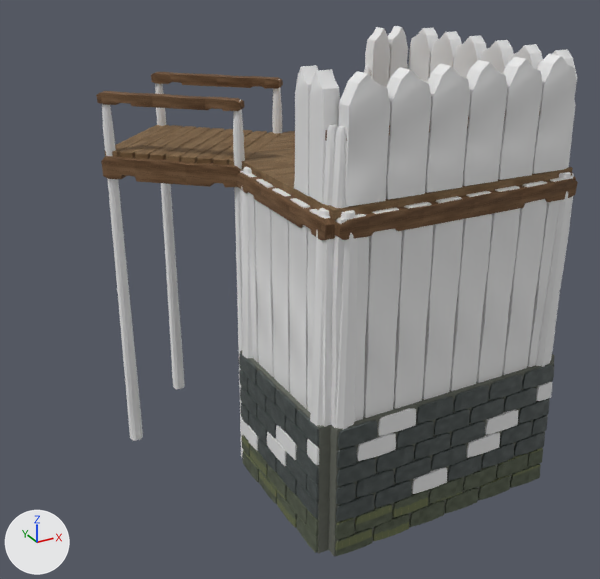
An edit to the glTF model assets/models/frontier_cinderfen_corner_access_lod0.glb, drawn before and after from the same camera.
One viewpoint serves both versions: a 50 mm lens placed at (-8.43, -12.35, 10.13), pointed at (-1.13, 0.93, 3.49). The lights are fixed; the arrows at lower left show +X, +Y and +Z. The older version comes first. Vertices at exactly the same position are counted once.

In view in the first picture: 'frontier_cinderfen_corner_access_LOD0'.
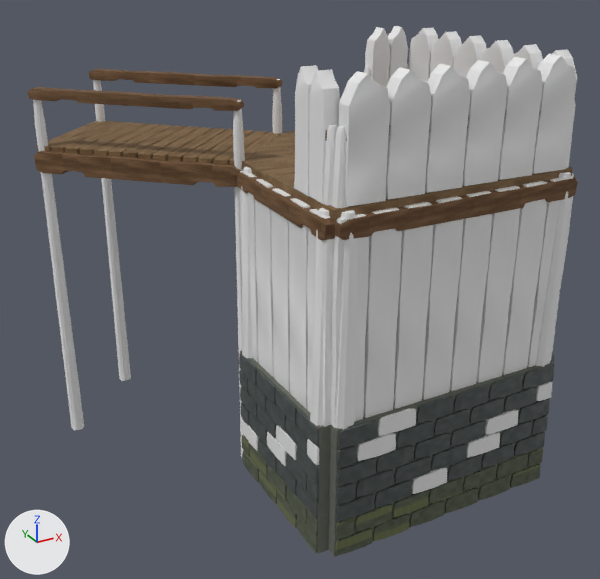
What differs and where, as boxes [x1, y1, x2, y2] in the pictures (600 x 579 px; the box of a moved part takes in the faces that stretch with it):
'frontier_cinderfen_corner_access_LOD0', reshaped (14% wider): before [96, 26, 578, 557]; after [27, 26, 578, 557]
part 1 of me_frontier_cinderfen_corner_access_lod0, moved or reshaped: before [97, 73, 283, 187]; after [27, 69, 283, 186]
part 2 of me_frontier_cinderfen_corner_access_lod0, surface changed: before [96, 72, 281, 441]; after [28, 69, 281, 431]

What the commit changed:
me_frontier_cinderfen_corner_access_lod0 is used by ob_frontier_cinderfen_corner_access_lod0; location (0.0, 0.0, 0.0).
me_frontier_cinderfen_corner_access_lod0 had 30622 vertices, 59188 faces and spanned x -4.4..2.64, y -2.64..4.4, z 0.0..8.22.
me_frontier_cinderfen_corner_access_lod0 now has 31302 vertices, 60528 faces and spans x -5.4..2.64, y -2.64..5.4, z 0.0..8.22.
me_frontier_cinderfen_corner_access_lod0 part 1: 2406 vertices moved from x -4.4..-0.66, y 0.66..4.4, z 0.0..7.37 to x -5.4..-0.67, y 0.67..5.4, z 0.0..7.37; 36 vertices removed from x -3.7..-0.66, y 0.66..4.13, z 5.8..7.33; 444 vertices added at x -5.09..-0.67, y 0.67..4.99, z 5.8..7.33.
me_frontier_cinderfen_corner_access_lod0 part 2: 3100 kept faces spanning x -5.4..-0.66, y 0.66..5.4, z 0.0..7.37 get new texture (UV) coordinates.
Other edits to the shape of me_frontier_cinderfen_corner_access_lod0 do not show in these pictures.
